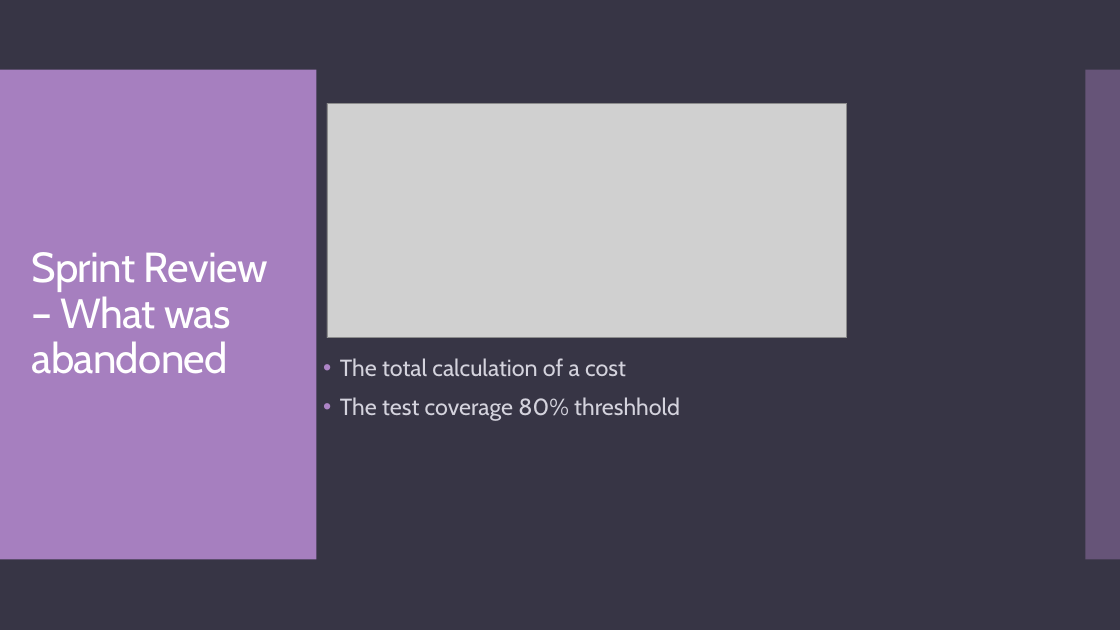
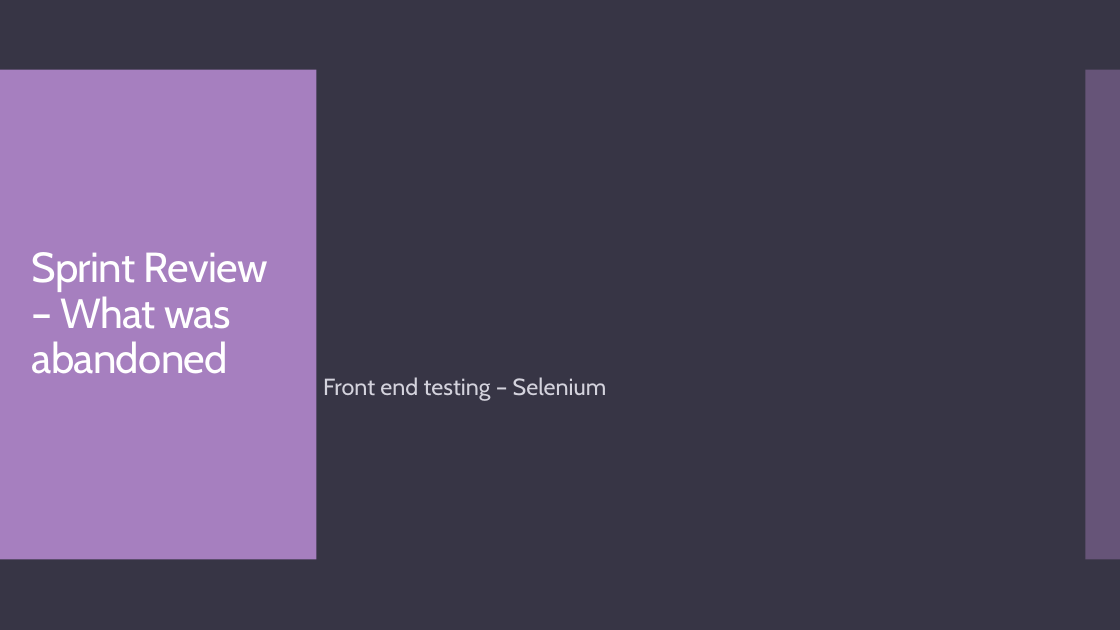
Before and after one commit to STGoodlandWork/QA-TDL-SG, a slide deck: slide 12 of Documentation/qa-tdl-presentation.pptx (slide 11 before the commit). Drawn at 1120x630 pixels with LibreOffice and Linux fonts; fonts in the diff are those of the drawing; grey boxes stand for pictures. Boxes give left, top, right and bottom in pixels: in the first picture for what was removed or moved away, otherwise in the second. Text is boxed around its words. In the diff, an @@ line names an element or a change of style, - is before the commit and + after.

```diff
--- a/Documentation/qa-tdl-presentation.pptx
+++ b/Documentation/qa-tdl-presentation.pptx
@@ picture removed at (x1=327, y1=103, x2=847, y2=338) @@
@@ text at (x1=323, y1=377, x2=607, y2=401): text changed @@
-• The total calculation of a cost
-• The test coverage 80% threshhold
+Front end testing – Selenium
```
Also in this commit, not shown: 12 other slides changed, 1 slide added, 1 slide removed.
